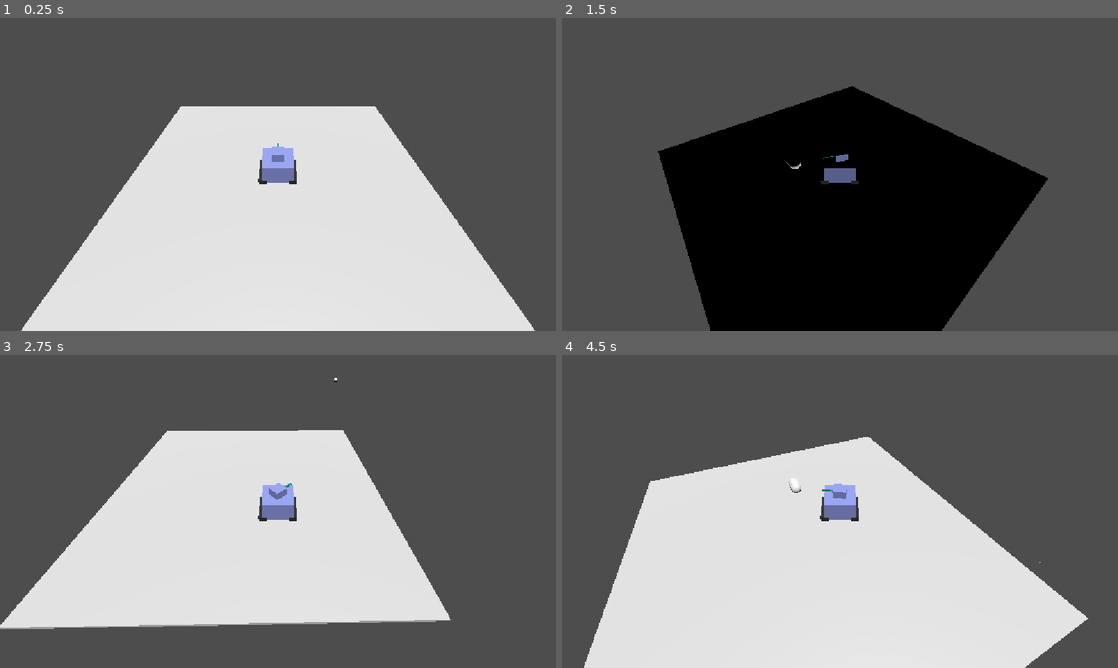
Above: before the commit, frames 1-4 (two rows, left to right).
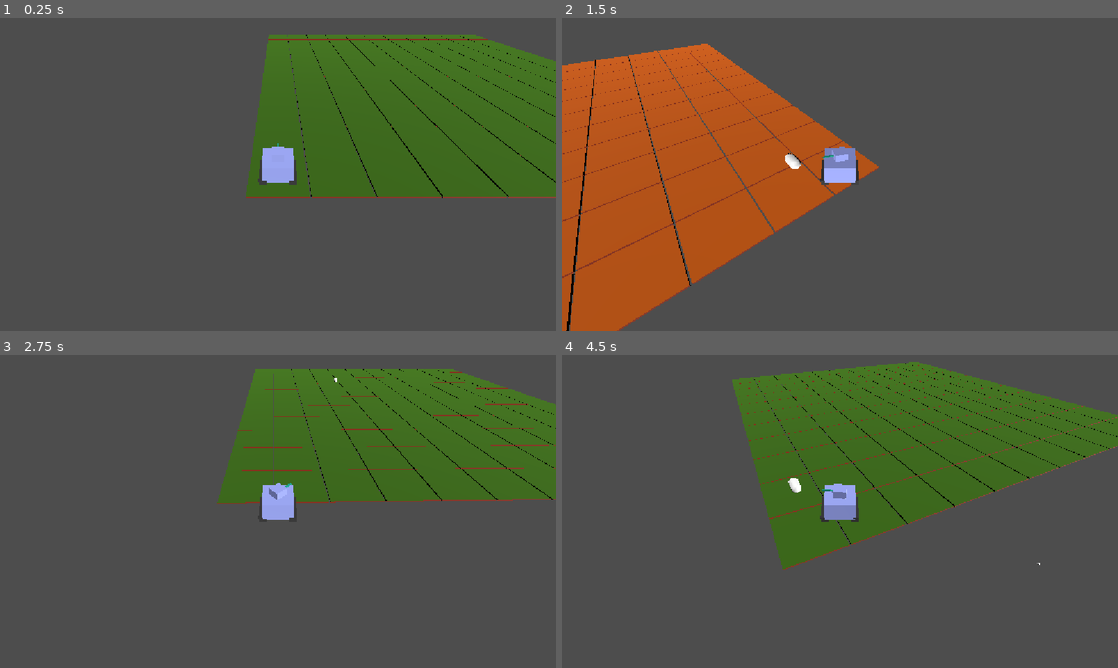
Above: after the commit, the same moments.

Repository: Grihgrix/Tank_Shift
Game: Godot game, scene res://Game scenes/Main_game_scene.tscn
Two runs of this game, one before a commit and one after it. Both use one fixed random seed, a clock stepped at 60 frames per second and the inputs below.
Inputs (mouse positions are in pixels of both pictures, inside the frame that each line leads up to):
- Up to frame 1 (0.25 s): no input
- Up to frame 2 (1.5 s): tap Enter (ui_accept) at 0.5, 0.77 s; move the mouse to (962, 158) at 0.52 s; hold Right (ui_right) 0.53-1.28 s; click (962, 158) at 0.6 s; move the mouse to (728, 190) at 1.27 s; hold Down (ui_down) from 1.28 s (still down); click (728, 190) at 1.35 s
- Up to frame 3 (2.75 s): tap Enter (ui_accept) at 1.52 s; move the mouse to (333, 442) at 2.02 s; release Down (ui_down) at 2.03 s; hold Right (ui_right) from 2.03 s (still down); click (333, 442) at 2.1 s
- Up to frame 4 (4.5 s): move the mouse to (812, 574) at 2.77 s; release Right (ui_right) at 2.78 s; hold Up (ui_up) 2.78-3.53 s; click (812, 574) at 2.85 s; tap Enter (ui_accept) at 3.02, 3.77 s; move the mouse to (1006, 558) at 3.52 s; hold Left (ui_left) from 3.53 s (still down); click (1006, 558) at 3.6 s; move the mouse to (673, 464) at 4.27 s; click (673, 464) at 4.35 s

The runs differ from the first frame. In frame 1, 65% of the frame differs, in the area x 3-100%, y 5-100%; in frame 2, 60%; in frame 3, 52%; in frame 4, 65%, in the area x 4-100%, y 2-100%.

Commit message:
Level now instanciated from variables

Diff:
--- a/Game scenes/Main_game_scene.tscn
+++ b/Game scenes/Main_game_scene.tscn
@@ -1,26 +1,18 @@
 [gd_scene format=3 uid="uid://5re30mheve6q"]
 
-[ext_resource type="PackedScene" uid="uid://d1nvhx82wsm53" path="res://Assets/Prototypes/Plaque.glb" id="1_eiicu"]
 [ext_resource type="PackedScene" uid="uid://bvwc4o8phj4ai" path="res://Game scenes/Character scenes/character.tscn" id="2_sqh5q"]
-
-[sub_resource type="BoxShape3D" id="BoxShape3D_wltj5"]
-size = Vector3(19.999165, 0.19824219, 19.997648)
+[ext_resource type="PackedScene" uid="uid://cwdqucy88hqqy" path="res://Game scenes/Terrain scenes/Level.tscn" id="3_ljjr8"]
 
 [node name="Node" type="Node" unique_id=1927353018]
 
-[node name="Ground_Node3D" type="Node3D" parent="." unique_id=726992442]
+[node name="Topside_DirectionalLight3D" type="DirectionalLight3D" parent="." unique_id=1646275945]
+transform = Transform3D(1, 0, 0, 0, 0.34202015, 0.9396926, 0, -0.9396926, 0.34202015, 0, 30, 0)
 
-[node name="AnimatableBody3D" type="AnimatableBody3D" parent="Ground_Node3D" unique_id=1589867567]
-
-[node name="CollisionShape3D" type="CollisionShape3D" parent="Ground_Node3D/AnimatableBody3D" unique_id=1844738536]
-transform = Transform3D(1, 0, 0, 0, 1, 0, 0, 0, 1, 0.00057029724, -0.00048828125, 0.00092983246)
-shape = SubResource("BoxShape3D_wltj5")
-
-[node name="Plaque" parent="Ground_Node3D/AnimatableBody3D" unique_id=325379494 instance=ExtResource("1_eiicu")]
-
-[node name="DirectionalLight3D" type="DirectionalLight3D" parent="." unique_id=1646275945]
-transform = Transform3D(1, 0, 0, 0, 0.34202015, 0.9396926, 0, -0.9396926, 0.34202015, 0, 30, 0)
+[node name="Downside_DirectionalLight3D" type="DirectionalLight3D" parent="." unique_id=1049685885]
+transform = Transform3D(-0.33073276, 0.6066145, 0.72293484, -0.858795, 0.1241394, -0.4970523, -0.39126372, -0.7852442, 0.47990042, 42.01996, -62.795364, 73.72279)
 
 [node name="Character" parent="." unique_id=1998404675 instance=ExtResource("2_sqh5q")]
 
 [node name="Projectiles_parent_node" type="Node3D" parent="." unique_id=1350631440 groups=["projectile_parent"]]
+
+[node name="Level" parent="." unique_id=2021217027 instance=ExtResource("3_ljjr8")]
--- a/Game scenes/Level_protorype.tscn
+++ b/Game scenes/Terrain scenes/Level.tscn
@@ -1,9 +1,12 @@
 [gd_scene format=3 uid="uid://cwdqucy88hqqy"]
 
-[ext_resource type="Script" uid="uid://btq4viwji1a0r" path="res://Game scenes/level.gd" id="1_by8i1"]
+[ext_resource type="Script" uid="uid://btq4viwji1a0r" path="res://Game scenes/Terrain scenes/level.gd" id="1_by8i1"]
 [ext_resource type="PackedScene" uid="uid://cicovrxj1en1k" path="res://Game scenes/Terrain scenes/terrain_tile.tscn" id="1_lspa7"]
 
 [node name="Level" type="Node3D" unique_id=2021217027]
 script = ExtResource("1_by8i1")
 
 [node name="Terrain_tile" parent="." unique_id=1675819588 instance=ExtResource("1_lspa7")]
+visible = false
+
+[node name="Tiles_parent_group" type="Node3D" parent="." unique_id=988398369 groups=["tile_parent"]]
--- /dev/null
+++ b/Game scenes/Terrain scenes/level.gd
@@ -0,0 +1,57 @@
+extends Node3D
+
+
+# Define in variable the scene we will instantiate (the projectile scene)
+const TILE = preload("res://Game scenes/Terrain scenes/terrain_tile.tscn")
+
+@export var Tiles_parent_group:String = "tile_parent"
+var tiles_node:Node
+
+
+
+
+# Called when the node enters the scene tree for the first time.
+func _ready():
+	print(Global.terrain_dimension)
+	print(Global.terrain_tile_size)
+
+	tiles_node = get_tree().get_first_node_in_group(Tiles_parent_group)
+
+	#########################################
+	# Instantiat the terrain for this level #
+	#########################################
+
+	var Current_X:int = 0
+	var Current_Y:int = 0
+
+	while Current_X <= Global.terrain_dimension.x:
+		# Reintialize Current_Y
+		Current_Y = 0
+		while Current_Y <= Global.terrain_dimension.y:
+			# Test if we do all tiles
+			print("X = " + str(Current_X) + " Y = " + str(Current_Y))
+
+			spawn_tile(Current_X,Current_Y)
+
+			# Increment Y
+			Current_Y += 1
+
+		# Increment X
+		Current_X += 1
+
+	spawn_tile(0,0)
+
+
+# Called every frame. 'delta' is the elapsed time since the previous frame.
+func _process(delta):
+	pass
+
+
+func spawn_tile(X:int,Y:int):
+	print("spwan")
+	var terrain_tile = TILE.instantiate()
+	tiles_node.add_child(terrain_tile)
+
+	terrain_tile.position.x = X * (Global.terrain_tile_size + Global.space_between_tiles)
+	terrain_tile.position.y = 0
+	terrain_tile.position.z = -Y * (Global.terrain_tile_size + Global.space_between_tiles)
--- a/Game scenes/Terrain scenes/terrain_tile.tscn
+++ b/Game scenes/Terrain scenes/terrain_tile.tscn
@@ -18,33 +18,33 @@
 [node name="Terrain_tile" type="Node3D" unique_id=1675819588]
 
 [node name="Upside_MeshInstance3D" type="MeshInstance3D" parent="." unique_id=1673046398]
-transform = Transform3D(1.5, 0, 0, 0, 1.5, 0, 0, 0, 1.5, 0, 0.05, 0)
+transform = Transform3D(2, 0, 0, 0, 2, 0, 0, 0, 2, 0, 0.05, 0)
 mesh = SubResource("PlaneMesh_44mry")
 surface_material_override/0 = SubResource("StandardMaterial3D_i4gw7")
 
 [node name="Downside_MeshInstance3D2" type="MeshInstance3D" parent="." unique_id=282016631]
-transform = Transform3D(-1.5, 2.2649371e-07, 0, -2.2649371e-07, -1.5, 0, 0, 0, 1.5, 0, -0.05, 0)
+transform = Transform3D(-2, 3.019916e-07, 0, -3.019916e-07, -2, 0, 0, 0, 2, 0, -0.05, 0)
 mesh = SubResource("PlaneMesh_f7ppj")
 surface_material_override/0 = SubResource("StandardMaterial3D_bewgv")
 
 [node name="Cadre_Node3D" type="Node3D" parent="." unique_id=884177635]
 
 [node name="Slice_Mesh_1" type="MeshInstance3D" parent="Cadre_Node3D" unique_id=272462008]
-transform = Transform3D(1.5, 0, 0, 0, -4.371139e-08, -0.05, 0, 1, -2.1855695e-09, 0, 0, 1.5)
+transform = Transform3D(2, 0, 0, 0, -4.371139e-08, -0.05, 0, 1, -2.1855695e-09, 0, 0, 2)
 mesh = SubResource("PlaneMesh_d0qtd")
 surface_material_override/0 = SubResource("StandardMaterial3D_y2phs")
 
 [node name="Slice_Mesh_2" type="MeshInstance3D" parent="Cadre_Node3D" unique_id=1580098283]
-transform = Transform3D(-6.556708e-08, 0.05, -2.1855695e-09, 0, -2.1855695e-09, -0.05, -1.5, -2.1855695e-09, 9.553427e-17, 1.5, 0, 0)
+transform = Transform3D(-8.742278e-08, 0.05, -2.1855695e-09, 0, -2.1855695e-09, -0.05, -2, -2.1855695e-09, 9.553427e-17, 2, 0, 0)
 mesh = SubResource("PlaneMesh_d0qtd")
 surface_material_override/0 = SubResource("StandardMaterial3D_y2phs")
 
 [node name="Slice_Mesh_3" type="MeshInstance3D" parent="Cadre_Node3D" unique_id=572058005]
-transform = Transform3D(-1.5, 8.742278e-08, 0, 5.7320566e-15, 4.371139e-08, -0.05, -1.3113416e-07, -1, -2.1855695e-09, 0, 0, -1.5)
+transform = Transform3D(-2, 1.509958e-07, -3.3001182e-16, 0, -4.371139e-08, -0.05, -3.019916e-07, -1, 2.1855695e-09, 0, 0, -2)
 mesh = SubResource("PlaneMesh_d0qtd")
 surface_material_override/0 = SubResource("StandardMaterial3D_y2phs")
 
 [node name="Slice_Mesh_4" type="MeshInstance3D" parent="Cadre_Node3D" unique_id=2131480648]
-transform = Transform3D(-6.556708e-08, -0.05, 2.1855695e-09, 0, -2.1855695e-09, -0.05, 1.5, -2.1855695e-09, 9.553427e-17, -1.5, 0, 0)
+transform = Transform3D(-8.742278e-08, -0.05, 2.1855695e-09, 0, -2.1855695e-09, -0.05, 2, -2.1855695e-09, 9.553427e-17, -2, 0, 0)
 mesh = SubResource("PlaneMesh_d0qtd")
 surface_material_override/0 = SubResource("StandardMaterial3D_y2phs")
--- a/Game scenes/level.gd
+++ /dev/null
@@ -1,11 +0,0 @@
-extends Node3D
-
-
-# Called when the node enters the scene tree for the first time.
-func _ready():
-	pass # Replace with function body.
-
-
-# Called every frame. 'delta' is the elapsed time since the previous frame.
-func _process(delta):
-	pass
--- a/Global/Global.gd
+++ b/Global/Global.gd
@@ -1,5 +1,10 @@
 extends Node
 
-
+# Gameplay
 var character_count:int = 2
 var projectile_speed:int = 50
+
+# Level instanciation
+var terrain_dimension:Vector2i = Vector2i(10, 10)
+var terrain_tile_size:float = 2 * 2 #(2 * scale of tile)
+var space_between_tiles:float = 0.1 # if we want to make the tiles visible or if we want to keep a small space to see the other side
--- a/project.godot
+++ b/project.godot
@@ -27,6 +27,7 @@
 [global_group]
 
 projectile_parent=""
+tile_parent=""
 
 [input]
 
Renamed: Game scenes/level.gd.uid -> Game scenes/Terrain scenes/level.gd.uid
